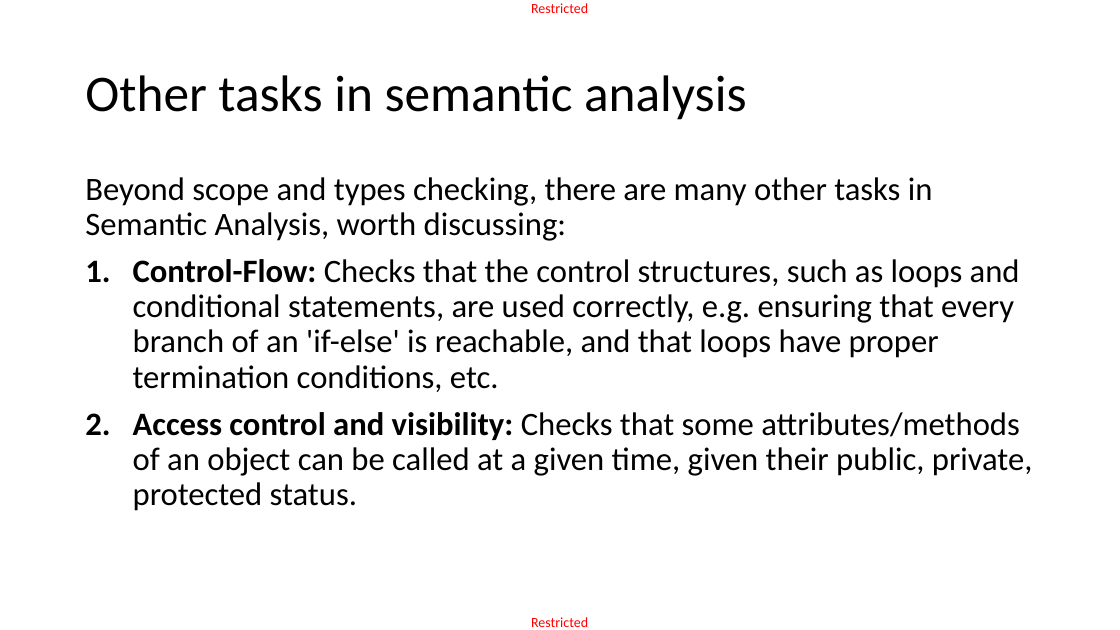
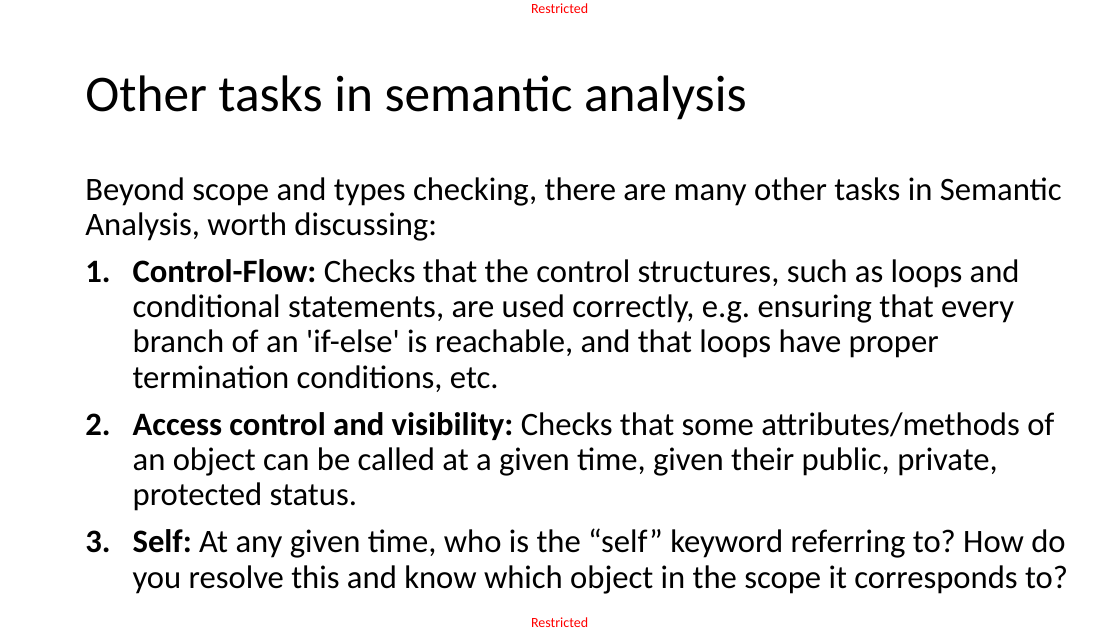
Before and after one commit to matthieudemari/SUTD_PLC_50_051, a slide deck: slide 64 of W12/W12S2/W12S2.pptx. Drawn at 1120x630 pixels with LibreOffice and Linux fonts; fonts in the diff are those of the drawing. Boxes give left, top, right and bottom in pixels: in the first picture for what was removed or moved away, otherwise in the second. Text is boxed around its words. In the diff, an @@ line names an element or a change of style, - is before the commit and + after.

```diff
--- a/W12/W12S2/W12S2.pptx
+++ b/W12/W12S2/W12S2.pptx
@@ text at [133, 528, 1068, 594]: paragraph added @@
+3. Self: At any given time, who is the “self” keyword referring to? How do you resolve this and know which object in the scope it corresponds to?
```
Also in this commit, not shown: 3 other files.
